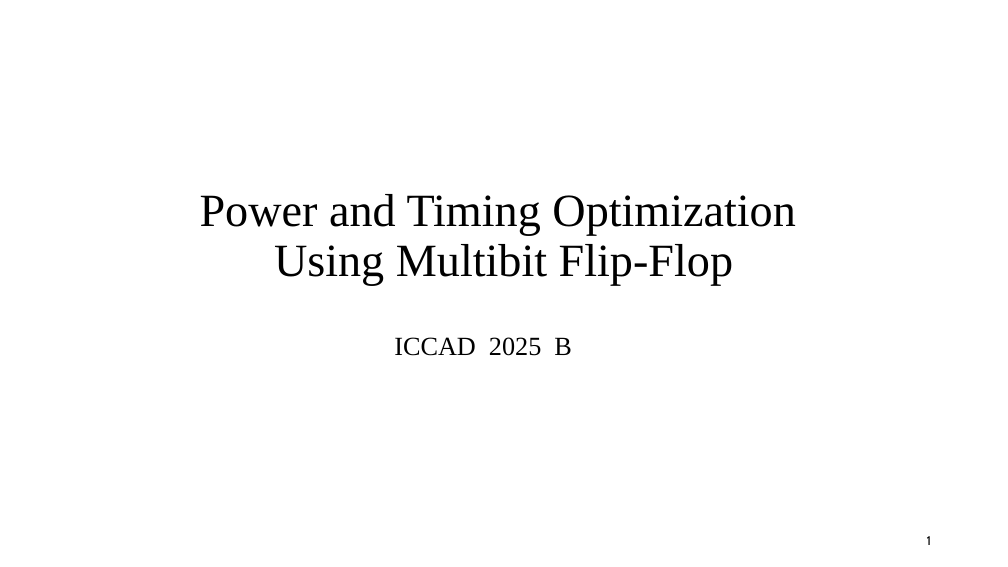
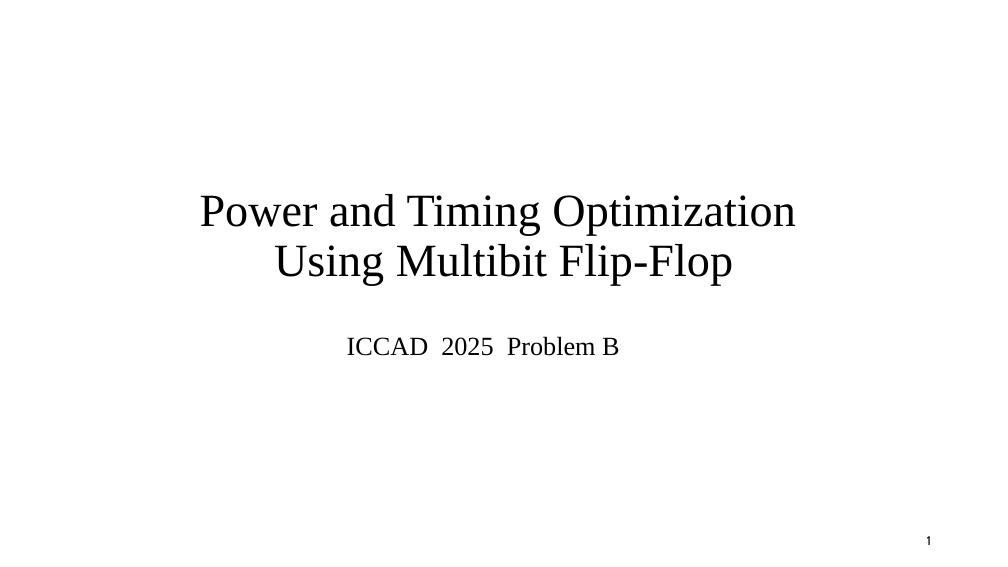
Before and after one commit to demon02130101/Lab, a slide deck: slide 1 of ICCAD/題目介紹.pptx. Drawn at 1008x567 pixels with LibreOffice and Linux fonts; fonts in the diff are those of the drawing. Boxes give left, top, right and bottom in pixels: in the first picture for what was removed or moved away, otherwise in the second. Text is boxed around its words. In the diff, an @@ line names an element or a change of style, - is before the commit and + after.

```diff
--- a/ICCAD/題目介紹.pptx
+++ b/ICCAD/題目介紹.pptx
@@ subtitle at (347,336,619,356): text changed @@
-ICCAD 2025 B
+ICCAD 2025 Problem B
```
Also in this commit, not shown: 1 other slide changed, 1 slide added, 6 other files.
